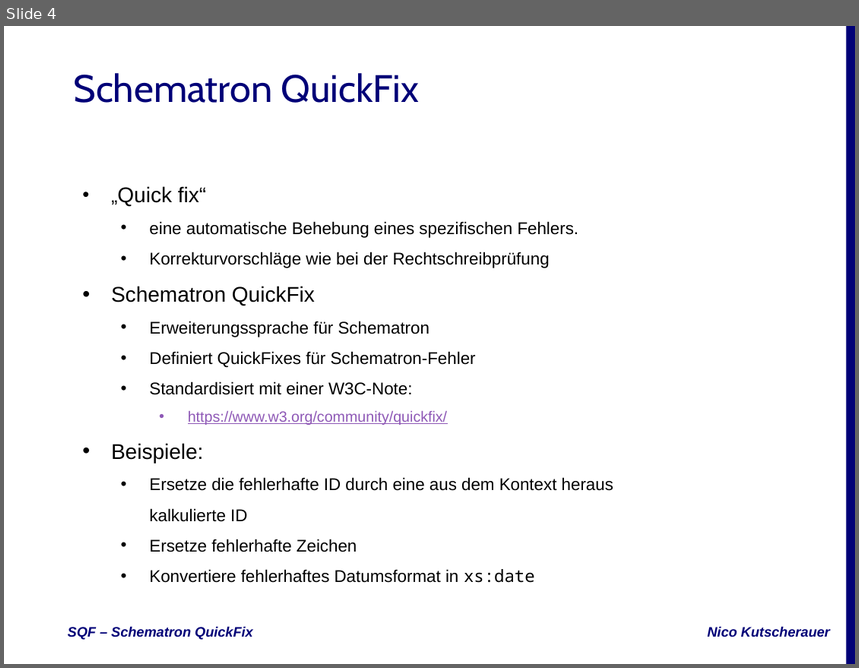
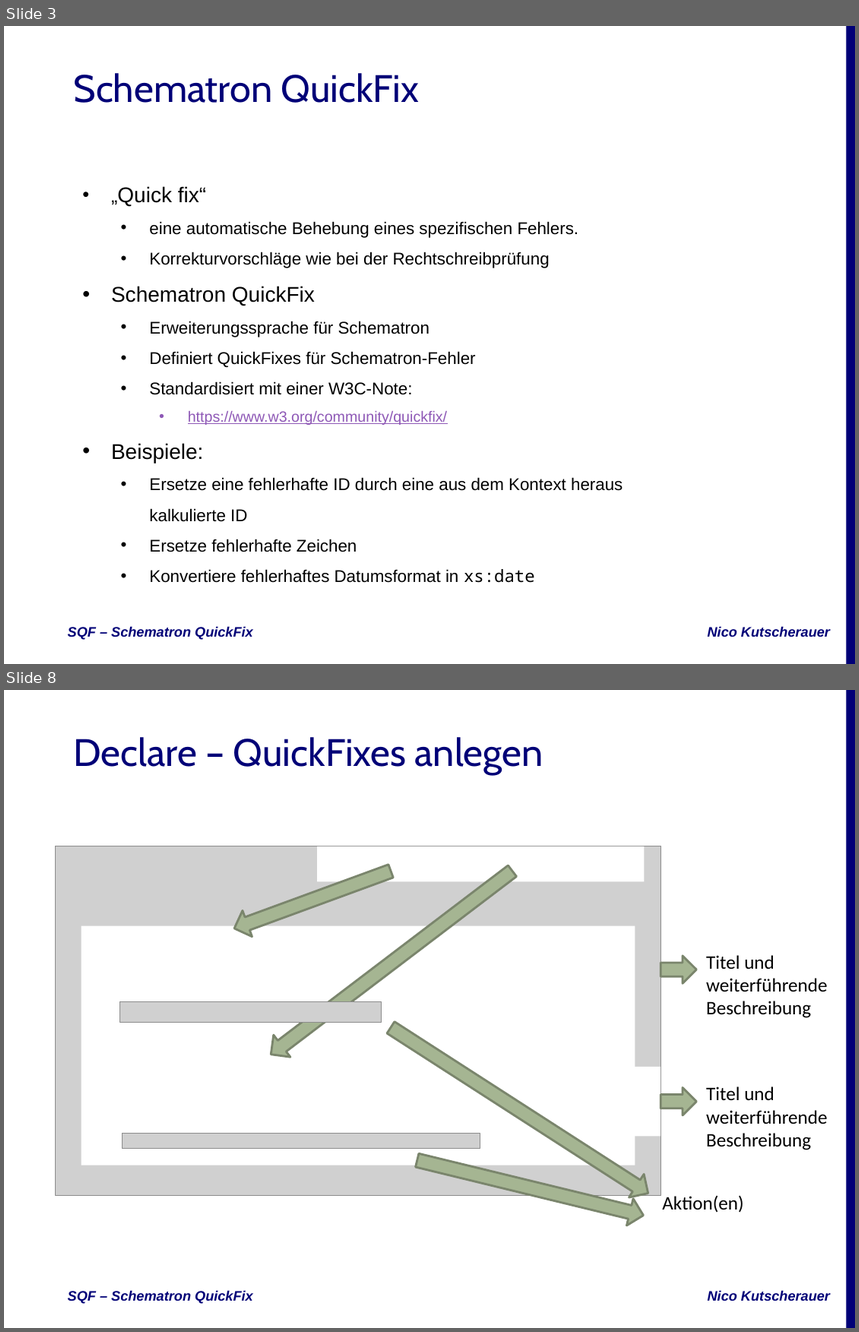
Before and after one commit to nkutsche/SchematronQuickFix-2017-11-17, a slide deck: SQF-Escali.pptx. Shown one above the other, each under a label of ours: slide 4 before the commit, slides 3 and 8 after it; the slides between them are not shown. The pictures are 859x668 and 859x1332 pixels, drawn with LibreOffice and Linux fonts; fonts in the diff are those of the drawing; grey boxes stand for pictures; background and template pictures are left out. Boxes give left, top, right and bottom in pixels: in the first picture for what was removed or moved away, otherwise in the second. Text is boxed around its words. In the diff, an @@ line names an element or a change of style, - is before the commit and + after.

```diff
--- a/SQF-Escali.pptx
+++ b/SQF-Escali.pptx
@@ slide 8 added at (4,690,855,1328), background #FFFFFF; not listed: 3 template elements that a slide beside it also shows @@
@@ title added at (74,737,544,774), 36 pt, text #000077 @@
+Declare – QuickFixes anlegen
@@ picture added at (56,847,661,1195) @@
@@ rectangle added at (317,847,645,882), fill #FFFFFF @@
@@ right arrow added at (230,858,396,942), fill #A5B592, outline #7A866C 2 pt @@
@@ right arrow added at (262,859,521,1065), fill #A5B592, outline #7A866C 2 pt @@
@@ rectangle added at (82,926,636,1165), fill #FFFFFF @@
@@ rectangle added at (123,939,623,1008), fill #FFFFFF @@
@@ right arrow added at (661,956,696,983), fill #A5B592, outline #7A866C 2 pt @@
@@ text added at (706,955,828,1018), 18 pt, text #000000 @@
+Titel und weiterführende Beschreibung
@@ picture added at (120,1002,381,1023) @@
@@ right arrow added at (383,1016,656,1205), fill #A5B592, outline #7A866C 2 pt @@
@@ rectangle added at (123,1067,661,1137), fill #FFFFFF @@
@@ right arrow added at (661,1087,696,1115), fill #A5B592, outline #7A866C 2 pt @@
@@ text added at (706,1087,828,1151), 18 pt, text #000000 @@
+Titel und weiterführende Beschreibung
@@ picture added at (122,1134,480,1150) @@
@@ right arrow added at (414,1147,647,1229), fill #A5B592, outline #7A866C 2 pt @@
@@ text added at (662,1195,743,1213), 18 pt, text #000000 @@
+Aktion(en)
@@ what was slide 4 is now slide 3 @@
@@ slide 3 changed as well @@
@@ subtitle at (149,477,623,522): text changed @@
-  • Ersetze die fehlerhafte ID durch eine aus dem Kontext heraus kalkulierte ID
+  • Ersetze eine fehlerhafte ID durch eine aus dem Kontext heraus kalkulierte ID
```
Also in this commit, not shown: 6 other slides changed, 21 other slides added, 1 slide removed, 4 other files.
